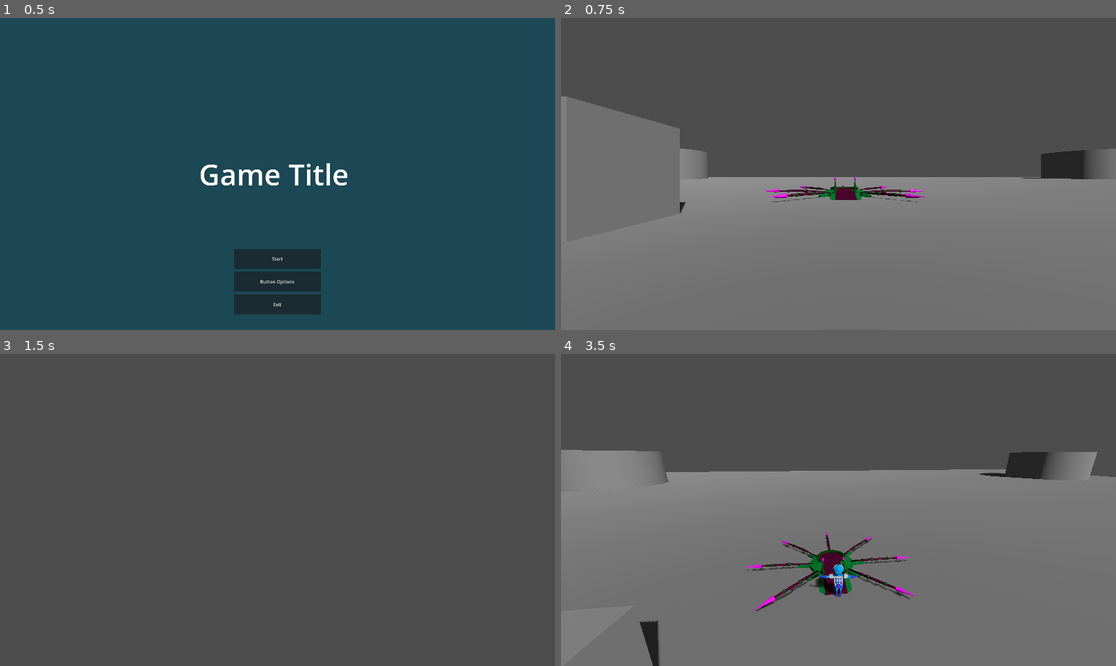
Above: before the commit, frames 1-4 (two rows, left to right).
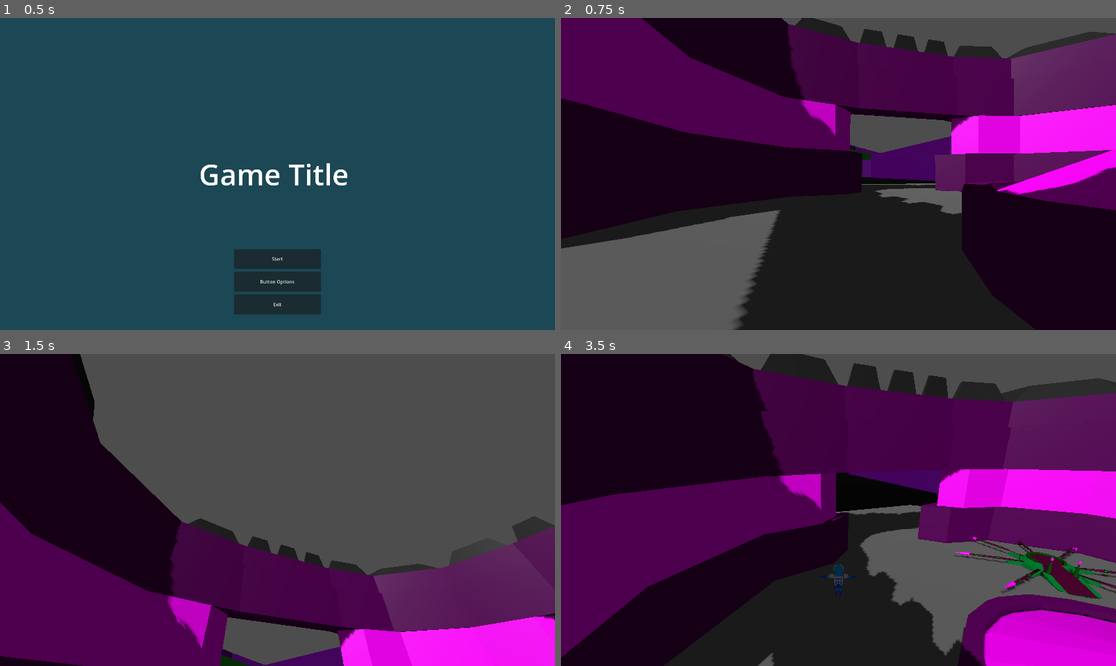
Above: after the commit, the same moments.

Repository: Kaylin-NormanSlack/ProjectPowerCommand
Game: Godot game, scene res://UserInterface/MainMenu.tscn
The game is run twice, just before and just after one commit, with the same random seed, the same clock (stepped at 60 frames per second) and the same inputs.
Inputs (mouse positions are in pixels of both pictures, inside the frame that each line leads up to):
- Up to frame 1 (0.5 s): no input
- Up to frame 2 (0.75 s): click "Start" at 0.5 s
- Up to frame 3 (1.5 s): tap Enter (ui_accept) at 1.25 s; move the mouse to (305, 510) at 1.27 s; hold W (up) from 1.28 s (still down); hold E (interact) from 1.28 s (still down)
- Up to frame 4 (3.5 s): keep holding W (up); tap Enter (ui_accept) at 1.52, 2.27 s; move the mouse to (810, 510) at 2.02 s; release E (interact) at 2.03 s; tap C (switch_camera) at 2.1 s; move the mouse to (849, 503) at 2.77 s; hold E (interact) from 2.78 s (still down)

Frame 1 is identical in both runs. In frame 2, 91% of the frame differs, in the area x 0-100%, y 0-100%; in frame 3, 49%; in frame 4, 88%.

Commit message:
Udpate Gameplay scene with new map and base models

Diff:
--- a/Gameplay.tscn
+++ b/Gameplay.tscn
@@ -1,61 +1,33 @@
-[gd_scene load_steps=11 format=3 uid="uid://bn6yco1d0ucdi"]
+[gd_scene load_steps=7 format=3 uid="uid://bn6yco1d0ucdi"]
 
 [ext_resource type="Script" path="res://Gameplay.gd" id="1_d1v7m"]
-[ext_resource type="PackedScene" uid="uid://ufq1edu4opmr" path="res://Environment/Box.tscn" id="1_hgilq"]
 [ext_resource type="PackedScene" uid="uid://bb57g0xho7c5t" path="res://Units/Player/Player.tscn" id="1_ksyta"]
-[ext_resource type="PackedScene" uid="uid://bqsupjxduc30x" path="res://Environment/Fort.tscn" id="2_b4iyb"]
+[ext_resource type="PackedScene" uid="uid://m5c4xfc62ut7" path="res://Environment/Map.tscn" id="3_4iwbg"]
+[ext_resource type="PackedScene" uid="uid://f74tn565mt15" path="res://Environment/Base.tscn" id="3_ln0o4"]
 [ext_resource type="PackedScene" uid="uid://dwj51v8qc38g1" path="res://UserInterface/Options.tscn" id="3_vkyse"]
-[ext_resource type="PackedScene" uid="uid://citb6n5t4qy2d" path="res://Environment/BuildStation/BuildStation.tscn" id="4_7b5pa"]
 [ext_resource type="Script" path="res://UserInterface/InGameInterface.gd" id="5_d1m5v"]
-
-[sub_resource type="StandardMaterial3D" id="StandardMaterial3D_yi476"]
-albedo_color = Color(0.486275, 0.486275, 0.486275, 1)
-
-[sub_resource type="PlaneMesh" id="PlaneMesh_7c0fc"]
-size = Vector2(200, 200)
-
-[sub_resource type="BoxShape3D" id="BoxShape3D_b85ab"]
-size = Vector3(200, 2, 200)
 
 [node name="Root" type="Node3D"]
 script = ExtResource("1_d1v7m")
 
 [node name="Environment" type="Node3D" parent="."]
 
-[node name="Ground" type="StaticBody3D" parent="Environment"]
-collision_mask = 0
+[node name="Map" parent="Environment" instance=ExtResource("3_4iwbg")]
 
-[node name="Mesh" type="MeshInstance3D" parent="Environment/Ground"]
-material_override = SubResource("StandardMaterial3D_yi476")
-cast_shadow = 0
-mesh = SubResource("PlaneMesh_7c0fc")
-skeleton = NodePath("../../..")
+[node name="Base1" parent="Environment" instance=ExtResource("3_ln0o4")]
+transform = Transform3D(-4.37114e-08, 0, 1, 0, 1, 0, -1, 0, -4.37114e-08, 1.19826, -3, 228.477)
 
-[node name="CollisionShape3D" type="CollisionShape3D" parent="Environment/Ground"]
-transform = Transform3D(1, 0, 0, 0, 1, 0, 0, 0, 1, 2.08165e-12, -1, 2.08165e-12)
-shape = SubResource("BoxShape3D_b85ab")
+[node name="Base4" parent="Environment" instance=ExtResource("3_ln0o4")]
+transform = Transform3D(1, 0, 0, 0, 1, 0, 0, 0, 1, -229.916, -3, 5.36235)
 
-[node name="StaticBody3D" parent="Environment" instance=ExtResource("1_hgilq")]
+[node name="Base2" parent="Environment" instance=ExtResource("3_ln0o4")]
+transform = Transform3D(-1, 0, -8.74228e-08, 0, 1, 0, 8.74228e-08, 0, -1, 225.991, -3, -0.655602)
 
-[node name="StaticBody3D2" parent="Environment" instance=ExtResource("1_hgilq")]
-transform = Transform3D(1, 0, 0, 0, 1, 0, 0, 0, 1, 2.07324, 0, 10.8231)
-
-[node name="Fort" parent="Environment" instance=ExtResource("2_b4iyb")]
-transform = Transform3D(1, 0, 0, 0, 1, 0, 0, 0, 1, -65.5753, 0, 71.853)
-
-[node name="Fort2" parent="Environment" instance=ExtResource("2_b4iyb")]
-transform = Transform3D(1, 0, 0, 0, 1, 0, 0, 0, 1, 70.0948, 0, 70.7554)
-
-[node name="Fort3" parent="Environment" instance=ExtResource("2_b4iyb")]
-transform = Transform3D(1, 0, 0, 0, 1, 0, 0, 0, 1, 76.243, 0, -62.2848)
-
-[node name="Fort4" parent="Environment" instance=ExtResource("2_b4iyb")]
-transform = Transform3D(1, 0, 0, 0, 1, 0, 0, 0, 1, -49.2664, 0, -58.2748)
-
-[node name="BuildStation" parent="Environment" instance=ExtResource("4_7b5pa")]
-transform = Transform3D(-1, 0, -8.74228e-08, 0, 1, 0, 8.74228e-08, 0, -1, 0.410347, 0, -13.7984)
+[node name="Base3" parent="Environment" instance=ExtResource("3_ln0o4")]
+transform = Transform3D(1.31134e-07, 0, -1, 0, 1, 0, 1, 0, 1.31134e-07, -2.25298, -3, -227.63)
 
 [node name="Player" parent="." instance=ExtResource("1_ksyta")]
+transform = Transform3D(0.217905, 0, 0.97597, 0, 1, 0, -0.97597, 0, 0.217905, 226.071, -2.20672, 7.85571)
 faction = 1
 
 [node name="DirectionalLight3D" type="DirectionalLight3D" parent="."]
